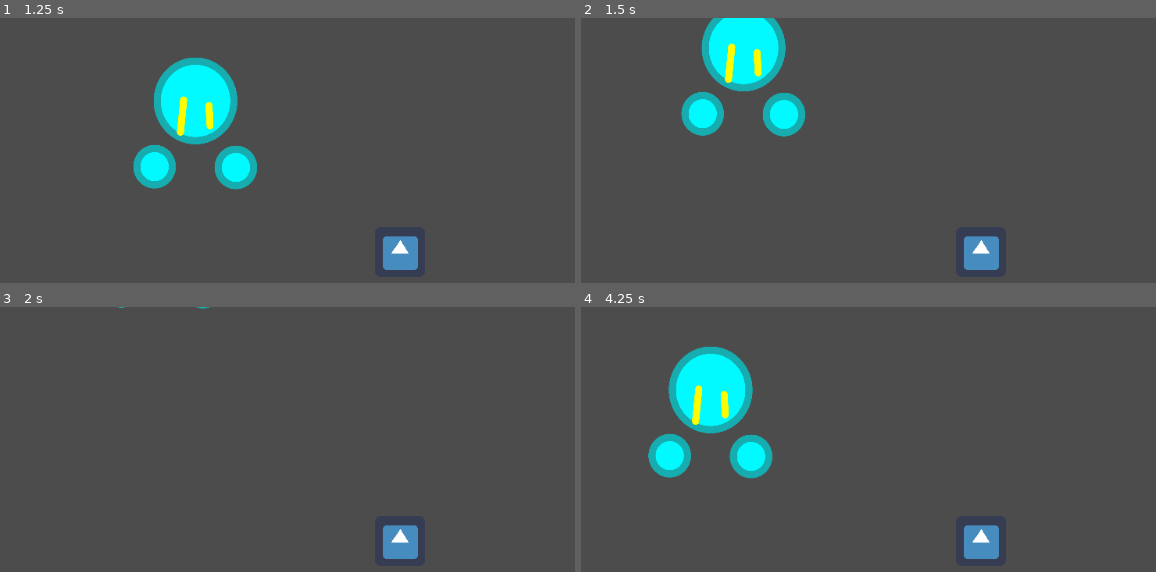
Above: before the commit, frames 1-4 (two rows, left to right).
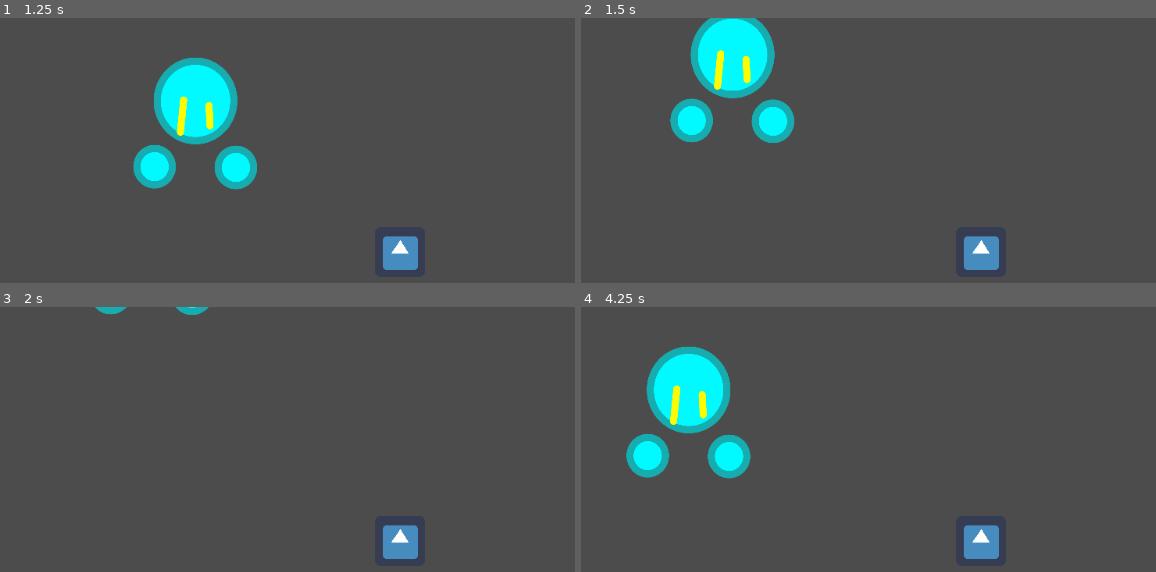
Above: after the commit, the same moments.

Repository: DarrellWulff/GGJProject
Game: Godot game, scene res://Node2D.tscn
Two runs of this game, one before a commit and one after it. Both use one fixed random seed, a clock stepped at 60 frames per second and the inputs below. The engine's default icon, where the game draws it, is replaced by a stand-in: a white triangle on a blue panel in a dark square.
Inputs:
- Up to frame 1 (1.25 s): tap Enter at 0.5 s; hold D from 0.53 s (still down); hold K from 0.53 s (still down)
- Up to frame 2 (1.5 s): release D at 1.28 s; release K at 1.28 s; hold S from 1.28 s (still down); tap K at 1.35 s
- Up to frame 3 (2 s): keep holding S
- Up to frame 4 (4.25 s): release S at 2.03 s; hold D 2.03-2.78 s; hold K 2.03-2.78 s; tap Space at 2.75 s; hold W 2.78-3.53 s; tap K at 2.85 s; tap Enter at 3.5 s; hold A from 3.53 s (still down); hold K from 3.53 s (still down)

Frame 1 is identical in both runs. In frame 2, 4.8% of the frame differs, in the area x 15-39%, y 0-48%; in frame 3, 0.2%; in frame 4, 6.7%, in the area x 7-34%, y 14-65%.

Commit message:
Updated Input Rotation
made player able to rotate more smoothly

Diff:
--- /dev/null
+++ b/GGJ2021Project/Entities/Movement/Input2D.gd
@@ -0,0 +1,53 @@
+extends Node
+
+class_name Input2D
+
+var updateFrames : int;
+var frameX : int;
+var frameY : int;
+var inputDirection : Vector2;
+var switchInput : Vector2;
+var currentInput : Vector2;
+
+func _init(updateFrames : int):
+	self.updateFrames = updateFrames;
+	self.frameX = 0;
+	self.frameY = 0;
+	self.inputDirection = Vector2(0.0, 0.0);
+	self.switchInput = Vector2(0.0, 0.0);
+	self.currentInput = Vector2(0.0, 0.0);
+	pass
+
+func updateCurrentInput(desiredInput : Vector2):
+
+	if self.frameX >= self.updateFrames:
+		self.currentInput.x = desiredInput.x;
+	else:
+		var completenessX = (self.frameX * 1.0) / self.updateFrames;
+		self.currentInput.x = completenessX * desiredInput.x + (1.0 - completenessX) * self.switchInput.x;
+		self.frameX += 1;
+
+	if self.frameY >= self.updateFrames:
+		self.currentInput.y = desiredInput.y;
+	else:
+		var completenessY = (self.frameY * 1.0) / self.updateFrames;
+		currentInput.y = completenessY * desiredInput.y + (1.0 - completenessY) * self.switchInput.y;
+		self.frameY += 1;
+
+	pass
+
+func updateInput(desiredInput : Vector2):
+
+	if desiredInput.x != self.inputDirection.x:
+		self.switchInput.x = self.currentInput.x;
+		self.inputDirection.x = desiredInput.x;
+		frameX = 1;
+
+	if desiredInput.y != self.inputDirection.y:
+		self.switchInput.y = self.currentInput.y;
+		self.inputDirection.y = desiredInput.y;
+		frameY = 1;
+
+	updateCurrentInput(desiredInput);
+
+	pass
--- a/GGJ2021Project/Entities/Movement/Rotation2D.gd
+++ /dev/null
@@ -1,29 +0,0 @@
-extends Node
-
-class_name Rotation2D
-
-var acceleration : float;
-var direction : Vector2;
-
-func _init(updateFrames : int):
-	self.acceleration = 1.0 / updateFrames;
-	self.direction.x = 0.0;
-	self.direction.y = 0.0;
-	pass
-
-func updateRotation(movement : Vector2):
-
-	if movement.x == 1:
-		if self.direction.x < 0.0:
-			self.direction.x = 0.0;
-		if self.direction.x < 1.0:
-			self.direction.x += acceleration;
-			if self.direction.x > 1.0:
-				self.direction.x = 1.0;
-	elif movement.x == 0:
-		if self.direction.x > 0.0:
-			self.direction.x -= acceleration;
-
-	# TODO complete
-
-	pass
--- a/GGJ2021Project/Entities/Player.gd
+++ b/GGJ2021Project/Entities/Player.gd
@@ -1,15 +1,14 @@
 extends Area2D
+
+const INPUT_STARTUP = 4;
+var input : Input2D = Input2D.new(INPUT_STARTUP);
 
 const SPEED = 300;
 const ACCELERATION = 1.0 / 4.0;
 const DECELERATION = ACCELERATION * 1.5;
+var movement : Movement2D = Movement2D.new(ACCELERATION, DECELERATION);
 
-var movement : Movement2D = Movement2D.new(ACCELERATION, DECELERATION);
 signal move;
-
-# Called when the node enters the scene tree for the first time.
-func _ready():
-	pass # Replace with function body.
 
 func updateMovement(delta):
 	var amountX : float = 0.0;
@@ -24,7 +23,9 @@
 	if Input.is_key_pressed(KEY_S):
 		amountY += 1.0;
 
-	self.movement.updateMovement(Vector2(amountX, amountY));
+	self.input.updateInput(Vector2(amountX, amountY));
+
+	self.movement.updateMovement(self.input.currentInput);
 
 	var deltaSpeed = SPEED * delta;
 	if Input.is_key_pressed(KEY_K):
--- a/GGJ2021Project/project.godot
+++ b/GGJ2021Project/project.godot
@@ -10,18 +10,18 @@
 
 _global_script_classes=[ {
 "base": "Node",
+"class": "Input2D",
+"language": "GDScript",
+"path": "res://Entities/Movement/Input2D.gd"
+}, {
+"base": "Node",
 "class": "Movement2D",
 "language": "GDScript",
 "path": "res://Entities/Movement/Movement2D.gd"
-}, {
-"base": "Node",
-"class": "Rotation2D",
-"language": "GDScript",
-"path": "res://Entities/Movement/Rotation2D.gd"
 } ]
 _global_script_class_icons={
-"Movement2D": "",
-"Rotation2D": ""
+"Input2D": "",
+"Movement2D": ""
 }
 
 [application]
